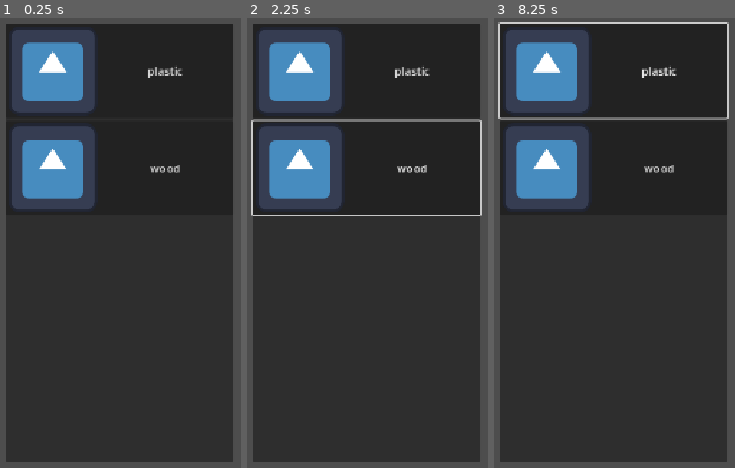
Above: before the commit, frames 1-3 (left to right).
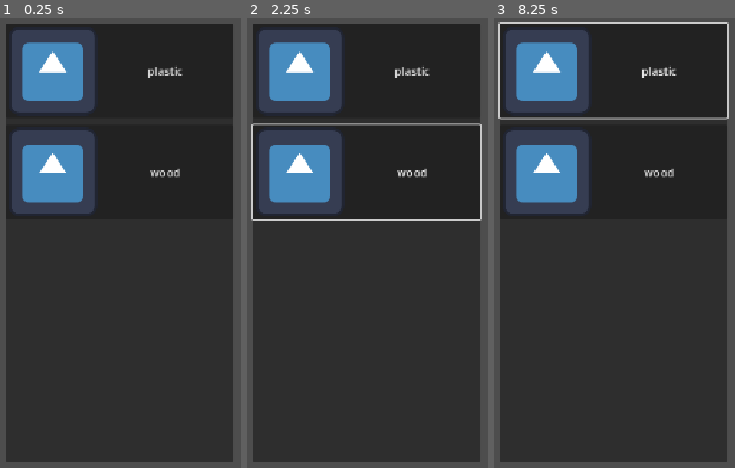
Above: after the commit, the same moments.

Repository: helladecimal/rube
Game: Godot game, scene res://scenes/editor.tscn
Two runs of this game, one before a commit and one after it. Both use one fixed random seed, a clock stepped at 60 frames per second and the inputs below. The engine's default icon, where the game draws it, is replaced by a stand-in: a white triangle on a blue panel in a dark square.
Inputs (mouse positions are in pixels of both pictures, inside the frame that each line leads up to):
- Up to frame 1 (0.25 s): no input
- Up to frame 2 (2.25 s): click "plastic" at 0.5 s; click "wood" at 1.25 s; tap Enter at 2 s; move the mouse to (outside the picture) at 2.02 s; hold Right from 2.03 s (still down); tap E (Erase) at 2.1 s; click (outside the picture) at 2.17 s
- Up to frame 3 (8.25 s): release Right at 2.75 s; tap Space at 2.75, 4.25, 5.75 s; drag from (734, 265) to (outside the picture) at 2.77 s; tap Enter at 3.5, 5 s; move the mouse to (outside the picture) at 3.52 s; hold Right 3.53-4.25 s; tap Alt at 3.6 s; drag from (outside the picture) to (653, 175) at 4.27 s; move the mouse to (outside the picture) at 5.02 s; hold Left 5.03-5.75 s; tap 0 at 5.1 s; drag from (653, 175) to (outside the picture) at 5.77 s; move the mouse to (outside the picture) at 6.52 s; press the mouse at (outside the picture) at 6.53 s; hold Down 6.53-7.25 s; release the mouse at (outside the picture) at 7.25 s; drag from (outside the picture) to (734, 265) at 7.27 s; move the mouse to (outside the picture) at 8.02 s; hold Up from 8.03 s (still down); tap Shift at 8.1 s

The runs differ from the first frame. In frame 1, 1.7% of the frame differs, in the area x 4-75%, y 24-44%; in frame 2, 3.6%, in the area x 1-98%, y 22-46%; in frame 3, 1.7%.

Commit message:
aaaa

Diff:
--- a/scenes/ui.tscn
+++ b/scenes/ui.tscn
@@ -2,6 +2,8 @@
 
 [ext_resource type="Script" uid="uid://bethbaphrry1o" path="res://scenes/ui.gd" id="1_nt7q6"]
 [ext_resource type="Texture2D" uid="uid://d3maq4cvhetp7" path="res://assets/icon.svg" id="2_x4jx1"]
+
+[sub_resource type="Theme" id="Theme_x4jx1"]
 
 [node name="UI" type="Control" unique_id=1146016060]
 layout_mode = 3
@@ -24,14 +26,18 @@
 offset_bottom = -0.22399902
 grow_vertical = 2
 
-[node name="BlockButtons" type="BoxContainer" parent="Panel" unique_id=481738598]
-layout_mode = 0
-offset_right = 328.0
-offset_bottom = 416.0
-vertical = true
+[node name="BlockButtons" type="VBoxContainer" parent="Panel" unique_id=1272870560]
+layout_mode = 1
+anchors_preset = 15
+anchor_right = 1.0
+anchor_bottom = 1.0
+grow_horizontal = 2
+grow_vertical = 2
+theme_override_constants/separation = 10
 
 [node name="Button" type="Button" parent="Panel/BlockButtons" unique_id=2063425144]
 layout_mode = 2
+theme = SubResource("Theme_x4jx1")
 text = "
 "
 icon = ExtResource("2_x4jx1")
